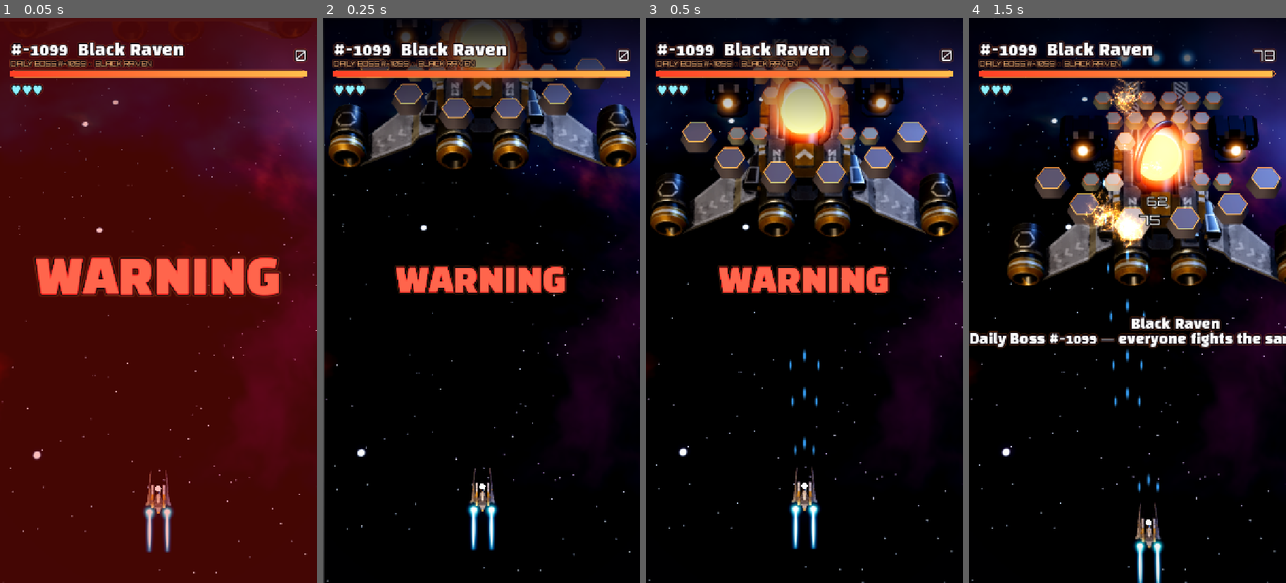
Above: before the commit, frames 1-4 (left to right).
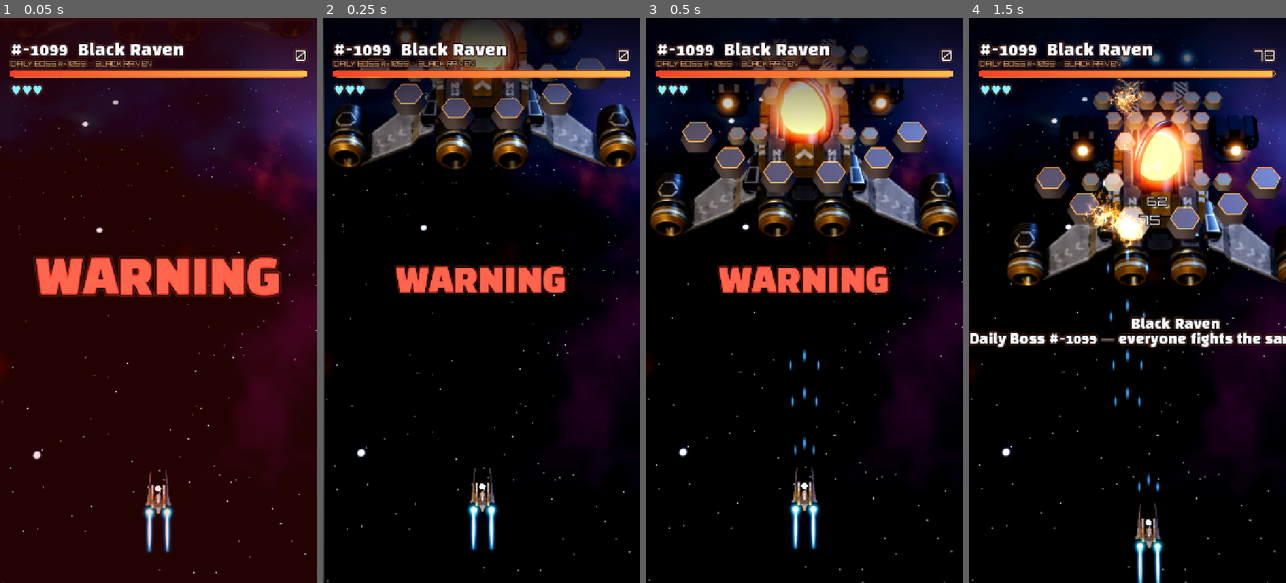
Above: after the commit, the same moments.

Repository: aske0115/thirdPrj
Game: Godot game, scene res://scenes/main.tscn
The game is run twice, just before and just after one commit, with the same random seed, the same clock (stepped at 60 frames per second) and the same inputs.
Inputs (mouse positions are in pixels of both pictures, inside the frame that each line leads up to):
- Up to frame 1 (0.05 s): no input
- Up to frame 2 (0.25 s): no input
- Up to frame 3 (0.5 s): no input
- Up to frame 4 (1.5 s): move the mouse to (1197, 272) at 0.52 s; click (1197, 272) at 0.67 s; drag from (1064, 328) to (1111, 413) at 1.27 s

The runs differ from the first frame. In frame 1, 91% of the frame differs, in the area x 0-100%, y 0-100%; in frame 2, nothing differs; in frame 3, nothing differs; in frame 4, nothing differs.

Commit message:
실기기 판정 반영: 적탄을 빛 번짐 없이도 또렷하게(하얀 심·색 몸통·어두운 테두리 셰이더), 화면 전체 번쩍임 축소·2D 글로우 끔(깜빡임), iOS 실행 화면에서 Godot 로고 제거
- 실행 화면은 게임 배경색 그림(assets/splash.png), 빌드 폴더는 Godot 가져오기에서 제외

Co-Authored-By: Claude Opus 5.5 <noreply@anthropic.com>

Diff:
--- a/project.godot
+++ b/project.godot
@@ -10,6 +10,7 @@
 config/features=PackedStringArray("4.7", "Mobile")
 config/icon="res://icon.svg"
 boot_splash/show_image=false
+boot_splash/image="res://assets/splash.png"
 boot_splash/bg_color=Color(0.06, 0.05, 0.12, 1)
 
 [display]
--- a/scripts/bullets.gd
+++ b/scripts/bullets.gd
@@ -16,7 +16,7 @@
 var buf := PackedFloat32Array()
 var bounds := Rect2(-80, -80, 880, 1440)
 
-func setup(capacity: int, tex: Texture2D, look_scale: Vector2) -> void:
+func setup(capacity: int, tex: Texture2D, look_scale: Vector2, mat: Material = null) -> void:
 	cap = capacity
 	look = look_scale
 	pos.resize(cap)
@@ -38,9 +38,12 @@
 	var mmi := MultiMeshInstance2D.new()
 	mmi.multimesh = mm
 	mmi.texture = tex
-	var m := CanvasItemMaterial.new()
-	m.blend_mode = CanvasItemMaterial.BLEND_MODE_ADD
-	mmi.material = m
+	if mat:
+		mmi.material = mat
+	else:
+		var m := CanvasItemMaterial.new()
+		m.blend_mode = CanvasItemMaterial.BLEND_MODE_ADD
+		mmi.material = m
 	add_child(mmi)
 
 func spawn(p: Vector2, v: Vector2, r: float, c: Color) -> void:
--- a/scripts/main.gd
+++ b/scripts/main.gd
@@ -52,7 +52,7 @@
 		w.position = DisplayServer.screen_get_position(sc) + DisplayServer.screen_get_size(sc) - w.size
 	var env := Environment.new()
 	env.background_mode = Environment.BG_CANVAS
-	env.glow_enabled = true
+	env.glow_enabled = false  # 실기기(mobile)에서 2D 글로우가 깜빡임·흐린 탄의 원인으로 의심 → 끄고 탄은 셰이더로 또렷하게
 	env.glow_intensity = 0.9
 	env.glow_strength = 1.0
 	env.glow_bloom = 0.0
@@ -67,7 +67,9 @@
 	var dot := _dot_texture()
 	enemy = Bullets.new()
 	add_child(enemy)
-	enemy.setup(1600, dot, Vector2(2.8, 2.8))
+	var bm := ShaderMaterial.new()
+	bm.shader = load("res://shaders/bullet.gdshader")
+	enemy.setup(1600, dot, Vector2(3.6, 3.6), bm)  # 판정보다 크게, 테두리 있는 또렷한 탄(빛 번짐 없이도 보이게)
 	enemy.z_index = 5
 	shots = Bullets.new()
 	add_child(shots)
@@ -113,7 +115,7 @@
 	hud.boss_name.text = ("#%d  " % int(boss.data["week"])) + (nm["ko"] if lang == "ko" else nm["en"])
 	hud.sub.text = ("DAILY BOSS #%d  ·  %s" if daily else "WEEK %02d  ·  %s") % [int(boss.data["week"]), String(nm["en"]).to_upper()]
 	hud.show_banner("WARNING", Color(2.6, 0.4, 0.3), 0.7)
-	hud.flash_screen(Color(1, 0.1, 0.05), 0.35)
+	hud.flash_screen(Color(1, 0.1, 0.05), 0.18)
 	fx.play("warn", 1.0, -6.0)
 	shake = 0.9
 	get_tree().create_timer(1.0).timeout.connect(func(): hud.show_card("%s\n%s" % [nm[lang] if nm.has(lang) else nm["en"], intro[lang] if intro.has(lang) else intro["en"]]))
@@ -206,7 +208,8 @@
 	var big := p.group != "armor"
 	hitstop(0.09 if big else 0.06)
 	shake = maxf(shake, 1.0 if big else 0.7)
-	hud.flash_screen(Color(1, 0.9, 0.7), 0.35 if big else 0.22)
+	if big:  # 화면 전체 번쩍임은 큰 부위만, 약하게(잦은 번쩍임 = 깜빡여 보임)
+		hud.flash_screen(Color(1, 0.9, 0.7), 0.12)
 	fx.burst("boom", at, 1.6 if big else 1.0)
 	fx.burst("spark", at, 1.6)
 	fx.burst("smoke", at, 1.2)
@@ -246,7 +249,7 @@
 		shake = 1.6
 		await get_tree().create_timer(0.12, true, false, true).timeout
 	boss.visible = false
-	hud.flash_screen(Color(1, 1, 1), 0.9)
+	hud.flash_screen(Color(1, 1, 1), 0.6)
 	Engine.time_scale = 1.0
 	_vibrate(200, 1.0)
 	hud.show_banner(L("격파!", "DEFEATED!"), Color(2.8, 2.2, 0.8), 1.2)
--- /dev/null
+++ b/shaders/bullet.gdshader
@@ -0,0 +1,21 @@
+// 적탄: 빛 번짐(글로우)에 기대지 않고도 또렷하게 — 하얀 심 + 색 몸통 + 어두운 테두리.
+// 실기기(mobile 렌더러)에서 2D 글로우가 약해 탄이 안 보이던 문제(사용자 판정)를 고침. 배경이 밝아도 테두리로 구분됨.
+shader_type canvas_item;
+render_mode blend_mix;
+
+varying vec4 tint;
+
+void vertex() {
+	tint = COLOR;  // 탄마다 다른 색(MultiMesh 인스턴스 색, HDR 값일 수 있음)
+}
+
+void fragment() {
+	float d = length(UV - 0.5) * 2.0;
+	vec3 c = tint.rgb / max(max(tint.r, tint.g), max(tint.b, 1.0));  // HDR 색을 0~1로
+	float core = smoothstep(0.42, 0.30, d);
+	float body = smoothstep(0.74, 0.66, d);
+	float edge = smoothstep(0.98, 0.86, d);
+	vec3 col = mix(vec3(0.06, 0.0, 0.04), c, body);
+	col = mix(col, vec3(1.0), core);
+	COLOR = vec4(col, edge * tint.a);
+}
Binary file added: assets/splash.png
Not shown, added: assets/splash.png.import
Not shown, changed: export_presets.cfg
Not shown, added: shaders/bullet.gdshader.uid
Not shown, changed: ios.sh
